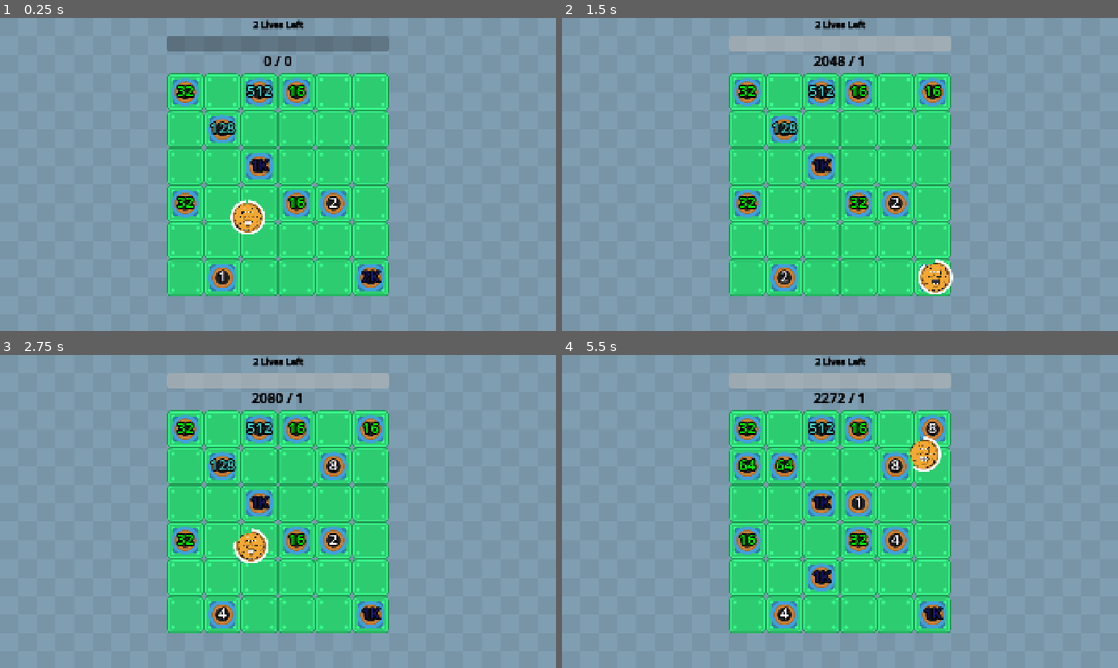
Above: before the commit, frames 1-4 (two rows, left to right).
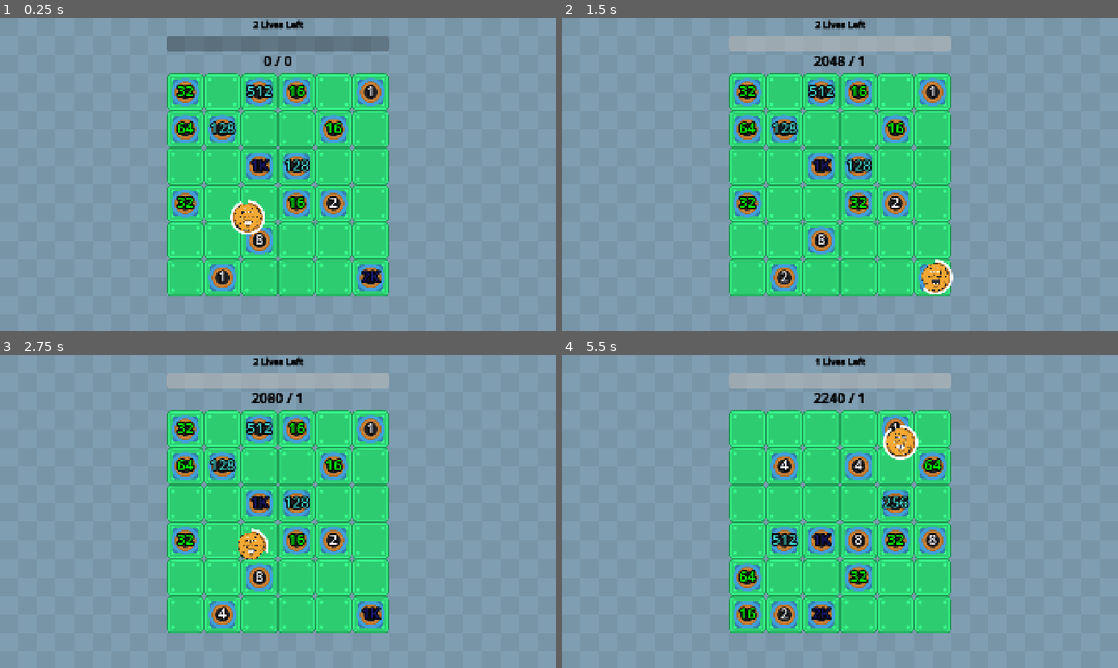
Above: after the commit, the same moments.

Repository: wanamelon/prototype_monorepo
Game: Godot game, scene res://source/bounce_main.tscn
Two runs of this game, one before a commit and one after it. Both use one fixed random seed, a clock stepped at 60 frames per second and the inputs below.
Inputs:
- Up to frame 1 (0.25 s): no input
- Up to frame 2 (1.5 s): no input
- Up to frame 3 (2.75 s): no input
- Up to frame 4 (5.5 s): no input

The runs differ from the first frame. In frame 1, 2.0% of the frame differs, in the area x 30-70%, y 19-76%; in frame 2, 1.8%; in frame 3, 1.5%; in frame 4, 9.7%, in the area x 30-70%, y 1-88%.

Commit message:
Crop spawner as item

Diff:
--- a/roller/source/bounce_main.tscn
+++ b/roller/source/bounce_main.tscn
@@ -1,15 +1,10 @@
-[gd_scene load_steps=9 format=3 uid="uid://cdewixren54n7"]
+[gd_scene load_steps=7 format=3 uid="uid://cdewixren54n7"]
 
 [ext_resource type="Script" uid="uid://ctlovqr0sahr0" path="res://source/bounce_main.gd" id="1_ovsfe"]
 [ext_resource type="Shader" uid="uid://dm7q3tppttf5j" path="res://source/desaturate.gdshader" id="1_p5ard"]
-[ext_resource type="Script" uid="uid://ckw8rr21jqg1f" path="res://source/item_def.gd" id="2_vx23h"]
 [ext_resource type="Texture2D" uid="uid://df8r231n3c6yr" path="res://assets/rolling_ball/background_blue.png" id="3_vx23h"]
 [ext_resource type="PackedScene" uid="uid://cy54rx8phsksw" path="res://source/game_board.tscn" id="4_vx23h"]
 [ext_resource type="Texture2D" uid="uid://ccdy67xn8m374" path="res://assets/rolling_ball/block_locked_square.png" id="6_0panw"]
-
-[sub_resource type="Resource" id="Resource_0panw"]
-script = ExtResource("2_vx23h")
-metadata/_custom_type_script = "uid://ckw8rr21jqg1f"
 
 [sub_resource type="ShaderMaterial" id="ShaderMaterial_to078"]
 shader = ExtResource("1_p5ard")
@@ -17,7 +12,6 @@
 
 [node name="BounceMain" type="Node2D"]
 script = ExtResource("1_ovsfe")
-item_configs = Array[ExtResource("2_vx23h")]([SubResource("Resource_0panw")])
 
 [node name="TextureRect" type="TextureRect" parent="."]
 material = SubResource("ShaderMaterial_to078")
--- /dev/null
+++ b/roller/source/crop.gd
@@ -0,0 +1,120 @@
+class_name Crop extends ItemSystem.Item
+
+"""
+What's the bare minimum functionality?
+Well, we need the sprite to show up
+	Means we also need a crop spawner item!
+	Imagine we only care about the round start one
+		simple enough. many ways to implement trigger, cheese way is have a state for hasBeenActivated
+		as discussed, should create a SpawnEvent, and those are all handled together near frame end by separate code
+	For that, we need a way to instance this scene
+When player overlaps it, give some points and downlevel -> PointsEvent
+	big question: how to represent such an overlap? should I think or just try something?
+	I mean definitely we will query player for overlap event(s)
+	But from there, we need to figure out which crop it applies to.
+	should all that logic be inside our crop class? Or perhaps the player generates not one overlap but multi
+	based on which areas it detects etc. And then each one is like Overlap { itemRef, bounce_count, ... }
+	or we generate both? eh, in that case it's possible for inconsistent state no?
+	I like to have more logic inside individual items to begin, and if we see pattern we can extract. that's flexible
+
+	So to sum up:
+		player physics event -> return a OverlapEvent(originator, size, etc.)
+		in crop tick activate, filter for such events which are from a PlayerBall (or perhaps with a given tags)
+		and for each one, we do our downlevel and generate a GivePointsEvent(), play whatever effects
+		we'll also maintain some internal state!
+
+	hmm ok if there are 2 events level up and level down, but we are at level 0, then order matters
+		we would always want to evaluate the level up event first. but that knowledge can live isolated here!
+		Fair, don't need a system level solution
+It should try and level up each tick, with some percent
+	For that, we should create a level up event, but also directly mod our state
+	The point of the event is only for triggering other stuff
+	If we need to truly "intercept" / change that level up
+
+Stretch (afterwards):
+	chance grow on hit
+		ideally this lives in a different item entirely?
+		that item listens for player overlap events and creates attempt level up events
+	enabling player bouncy
+	Snail trail
+"""
+
+func activate(state: MatchState):
+	return [] as Array[ItemEvent]
+
+const THOUSANDS_LEVEL_SUFFIXES = ["", "K", "M"]
+const LEVEL_COLORS := [
+	Color.BLACK,
+	Color.GHOST_WHITE, # Level 1
+	Color.GREEN,
+	Color.MEDIUM_TURQUOISE,
+	Color.MIDNIGHT_BLUE,
+	Color.GOLDENROD,
+	Color.ORANGE_RED,
+	Color.MEDIUM_VIOLET_RED,
+	Color.DARK_VIOLET
+]
+var rng := RandomNumberGenerator.new()
+var level: int = 1
+
+#func _ready():
+	#$Hitbox.body_entered.connect(_on_body_entered)
+
+const DIGITS_PER_THOUSAND_LEVEL: int = 3
+
+func _process(delta):
+	var points = 2 ** (level - 1)
+	var thousands_level: int = 0
+	var normalized: int = points
+	while normalized > 1000:
+		normalized /= 1000
+		thousands_level += 1
+	var num_digits = str(points).length()
+	$LevelLabel.text = str(normalized) + THOUSANDS_LEVEL_SUFFIXES[thousands_level] # + "\n" + str(points)
+	$LevelLabel.set("theme_override_colors/font_color", LEVEL_COLORS[min(len(LEVEL_COLORS)- 1, num_digits)])
+
+#func toggle_bounce(should: bool):
+	#if should:
+		#var overlap_ball_query = PhysicsShapeQueryParameters2D.new()
+		#overlap_ball_query.shape = $Hitbox/CollisionShape2D.shape
+		#overlap_ball_query.transform = global_transform
+		#overlap_ball_query.collision_mask = 1
+		#overlap_ball_query.collide_with_areas = false
+		#var overlaps = get_world_2d().direct_space_state.intersect_shape(overlap_ball_query)
+		#if overlaps.is_empty():
+			#$StaticBody2D/CollisionShape2D.disabled = false
+	#else:
+		#$StaticBody2D/CollisionShape2D.disabled = true
+
+#func _physics_process(delta):
+	#var expected_seconds_until_growth: float = 4.0 + 8 * log(level)
+	#var growth_probability_per_second := 1.0 / expected_seconds_until_growth
+	#if rng.randf() < (delta * growth_probability_per_second):
+		#_level_up()
+
+#func try_level_up_from_snail_trail(chance: float):
+	#if rng.randf() < chance:
+		#_level_up()
+#
+#func _level_up():
+	#$LevelUpAudioPlayer.play()
+	#level = min(20, level + 1)
+#
+#func _on_body_entered(body: Node2D):
+	#if body is PlayerBall:
+		#var player_ball := body as PlayerBall
+		#var damage := player_ball.compute_damage_per_hit()
+		#for i in range(damage):
+			#if level > 0:
+				#player_ball.give_points(2 ** (level - 1))
+			#var expected_growth_sec_base: float = 4.0
+			#var expected_seconds_until_growth: float = expected_growth_sec_base + 8 * log(level)
+			#var level_up_chance = player_ball.compute_level_up_on_hit_base_chance() * (expected_growth_sec_base / expected_seconds_until_growth)
+			#if rng.randf() < level_up_chance:
+				#_level_up()
+			#else:
+				#level -= 1
+			#if level <= 0:
+				#player_ball.on_tile_destroyed()
+				#queue_free()
+				#break
--- /dev/null
+++ b/roller/source/crop.tscn
@@ -0,0 +1,46 @@
+[gd_scene load_steps=6 format=3 uid="uid://1e3xm6ur0cmn"]
+
+[ext_resource type="Script" uid="uid://bbgfi3wxcdfkk" path="res://source/crop.gd" id="1_1owf8"]
+[ext_resource type="Texture2D" uid="uid://r3bfnria2cwq" path="res://assets/rolling_ball/hole_small_end_alt.png" id="2_8owxi"]
+[ext_resource type="AudioStream" uid="uid://lq1tdvpynlb3" path="res://assets/audio/level_up.mp3" id="3_54d5u"]
+
+[sub_resource type="CircleShape2D" id="CircleShape2D_abydu"]
+radius = 45.0
+
+[sub_resource type="CircleShape2D" id="CircleShape2D_sccbe"]
+radius = 50.0
+
+[node name="Crop" type="Node2D"]
+script = ExtResource("1_1owf8")
+
+[node name="Sprite2D" type="Sprite2D" parent="."]
+scale = Vector2(2, 2)
+texture = ExtResource("2_8owxi")
+
+[node name="StaticBody2D" type="StaticBody2D" parent="."]
+
+[node name="CollisionShape2D" type="CollisionShape2D" parent="StaticBody2D"]
+shape = SubResource("CircleShape2D_abydu")
+disabled = true
+
+[node name="Hitbox" type="Area2D" parent="."]
+
+[node name="CollisionShape2D" type="CollisionShape2D" parent="Hitbox"]
+shape = SubResource("CircleShape2D_sccbe")
+
+[node name="LevelLabel" type="Label" parent="."]
+offset_left = -64.0
+offset_top = -160.0
+offset_right = 64.0
+offset_bottom = 150.0
+theme_override_colors/font_outline_color = Color(0, 0, 0, 1)
+theme_override_constants/outline_size = 20
+theme_override_font_sizes/font_size = 50
+text = "1"
+horizontal_alignment = 1
+vertical_alignment = 1
+
+[node name="LevelUpAudioPlayer" type="AudioStreamPlayer2D" parent="."]
+stream = ExtResource("3_54d5u")
+volume_db = -10.0
+pitch_scale = 1.5
--- /dev/null
+++ b/roller/source/crop_spawner.gd
@@ -0,0 +1,15 @@
+class_name CropSpawner extends ItemSystem.Item
+
+const CROP_SCENE: PackedScene = preload("res://source/crop.tscn")
+var _random := RandomNumberGenerator.new()
+
+func activate(state: MatchState):
+	var events: Array[ItemEvent] = []
+	if state.tick == 0:
+		for i in range(5): # TODO: configurable?
+			var factory = func ():
+				var crop = CROP_SCENE.instantiate()
+				crop.level = _random.randi_range(1, 12)
+				return crop
+			events.append(ItemSystem.SpawnEvent.new(factory, ItemSystem.AnyFreeCell.new(), 1.0))
+	return events
--- a/roller/source/game_board.gd
+++ b/roller/source/game_board.gd
@@ -49,7 +49,7 @@
 		$SpawnCoinAudioPlayer.play()
 
 func _spawn_item_in_random_cell(item: Node2D, spawn_chance: float):
-	if _random.randf() > 1.0:
+	if _random.randf() > spawn_chance:
 		return
 	var available_cells: Array[Vector2i] = []
 	var occupied_cells: Array[Vector2i] = []
--- a/roller/source/item_system.gd
+++ b/roller/source/item_system.gd
@@ -17,6 +17,7 @@
 		var item := _item_for_id(item_def.item_id)
 		item._inject(_physics_calculator)
 		_items.append(item)
+	_items.append(CropSpawner.new())
 	_match_state = MatchState.new(0, _player_ball, _items, [] as Array[ItemEvent])
 
 func _item_for_id(item_id: ItemDef.ItemId) -> Item:
@@ -32,6 +33,11 @@
 	for item: Item in _items:
 		var new_events := item.activate(_match_state)
 		events.append_array(new_events)
+	for event in events:
+		if event is SpawnEvent:
+			# TODO: respect targeting config
+			var spawn := event as SpawnEvent
+			_game_board._spawn_item_in_random_cell(spawn.factory.call(), spawn.spawn_chance)
 	_tick += 1
 	_match_state.tick += 1
 
@@ -48,7 +54,7 @@
 		self.events = events
 
 @abstract
-class Item extends RefCounted:
+class Item extends Node2D:
 	signal destroyed()
 
 	var _physics_calculator: StatefulPhysicsCalculator
@@ -78,15 +84,53 @@
 		return [] as Array[ItemEvent]
 
 class PlayerBallItem extends Item:
+	func spawn():
+		var circle = CircleShape2D.new()
+		circle.radius = 48
+		# TODO: fill in position
+		_physics_calculator.provision_physics_body(self, Vector2(), circle, false)
+
 	func activate(state: MatchState):
 		return [] as Array[ItemEvent]
 
+#class CropItem extends Item:
+#
+#	func spawn():
+#		pass
+#
+#	func activate(state: MatchState):
+#		return [] as Array[ItemEvent]
+
+@abstract
+class Location extends RefCounted:
+	pass
+
+class GridLocation extends Location:
+	pass
+
+class ItemSlotLocation extends Location:
+	pass
+
+class UnplacedLocation extends Location:
+	pass
+
 @abstract
 class ItemEvent extends RefCounted:
 	pass
 
 class BounceEvent extends ItemEvent:
 	pass
+
+class SpawnEvent extends ItemEvent:
+	# Later: Make this more declarative?
+	var factory: Callable
+	var targeting_config: TargetingConfig
+	var spawn_chance: float
+
+	func _init(factory: Callable, targeting_config: TargetingConfig, spawn_chance: float):
+		self.factory = factory
+		self.targeting_config = targeting_config
+		self.spawn_chance = spawn_chance
 
 class OverlapEvent extends ItemEvent:
 	var player_bounce_count: int
@@ -99,6 +143,13 @@
 		self.radius = radius
 
 class LevelUpEvent extends ItemEvent:
+	pass
+
+@abstract
+class TargetingConfig extends RefCounted:
+	pass
+
+class AnyFreeCell extends TargetingConfig:
 	pass
 
 class CollisionResult extends RefCounted:
@@ -141,7 +192,9 @@
 			print("Trying to move a static body")
 			return null
 		var character := item_and_body.body as CharacterBody2D
+		character.position = start_pos
 		var collision_shape: CollisionShape2D = character.get_node("CollisionShape2D")
 		collision_shape.shape = shape
 		var kinematic_collision := character.move_and_collide(motion)
+		# TODO: this is wrong, it should return collided item if available (i.e. it's not a wall or whatever)
 		return CollisionResult.new(kinematic_collision, character.position, item_and_body.item) # TODO: global pos?
Not shown, added: roller/source/crop.gd.uid
Not shown, added: roller/source/crop_spawner.gd.uid
Not shown, changed: roller/dev_notes.md
